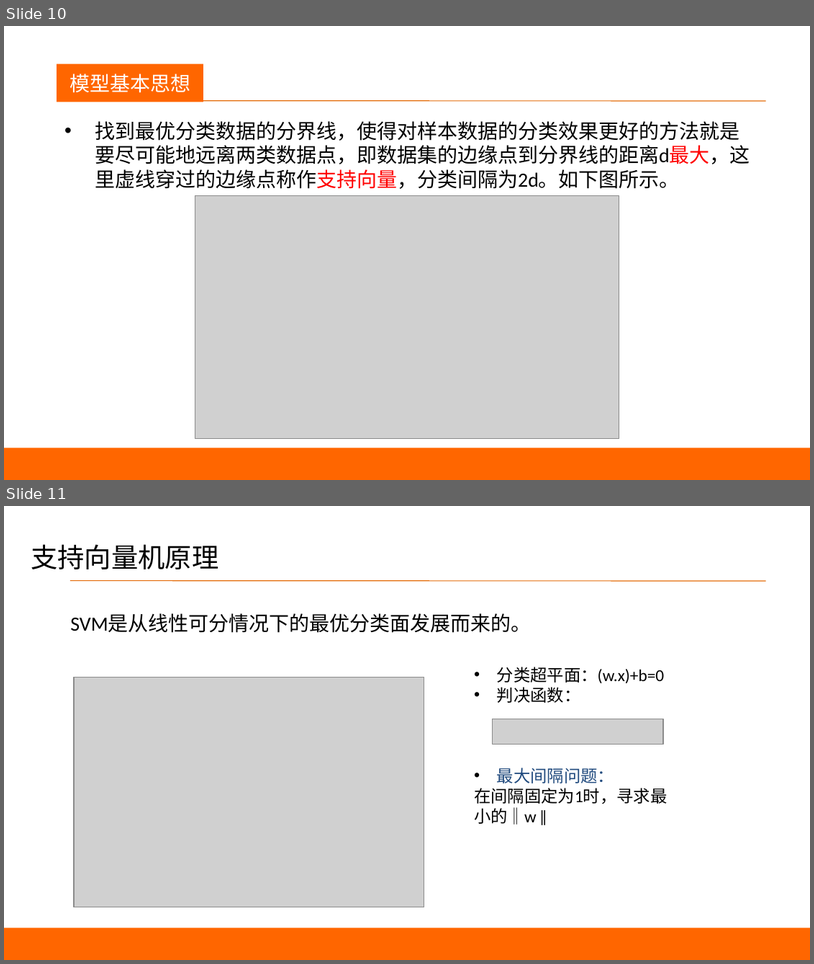
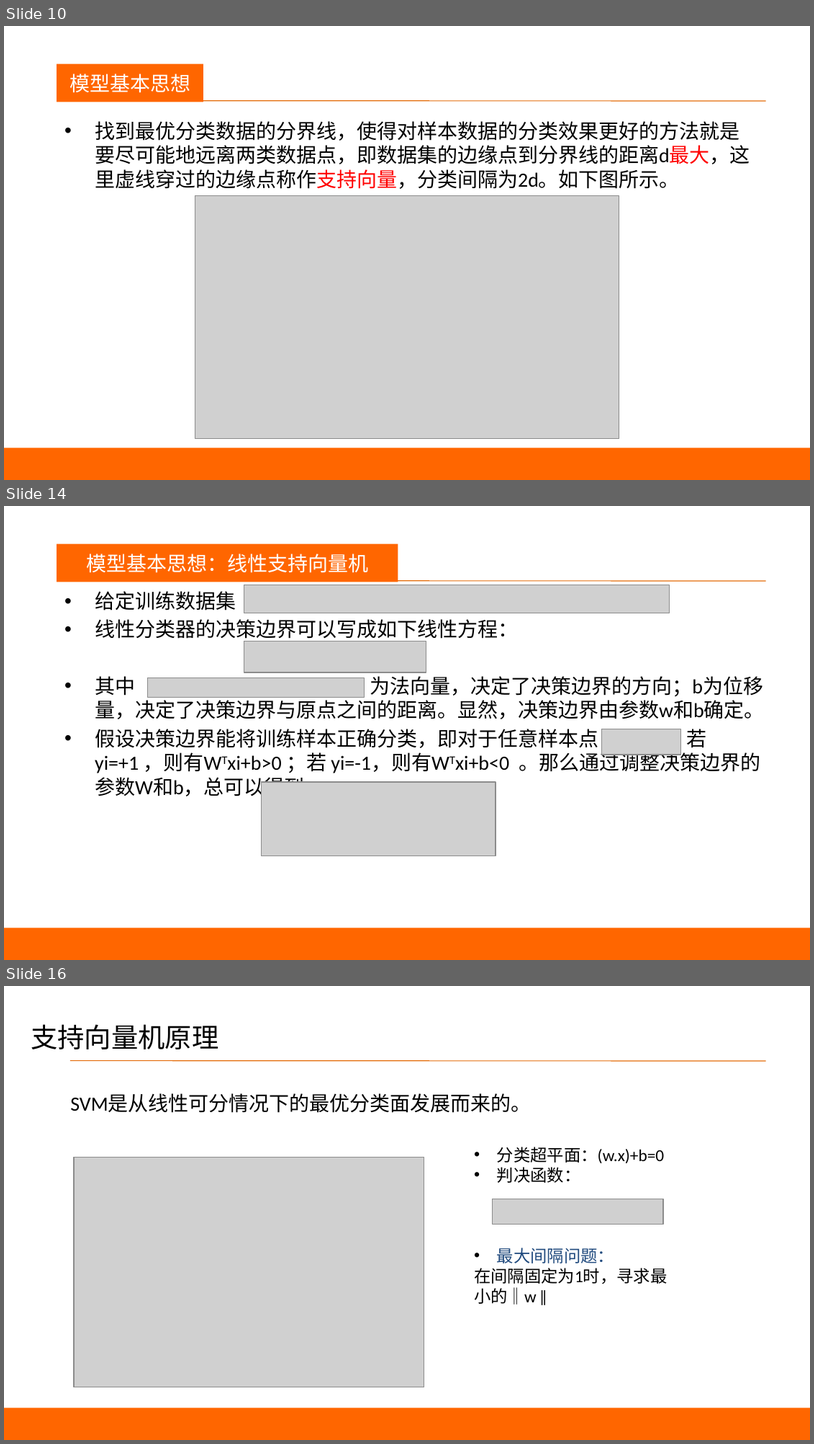
Before and after one commit to happyfaye/AIforJmuNet, a slide deck: 教学资料/机器学习/机器学习-SVM.pptx. Shown one above the other, each under a label of ours: slides 10 and 11 before the commit, slides 10, 14 and 16 after it; the slides between them are not shown. The pictures are 814x964 and 814x1444 pixels, drawn with LibreOffice and Linux fonts; fonts in the diff are those of the drawing; grey boxes stand for pictures. Boxes give left, top, right and bottom in pixels: in the first picture for what was removed or moved away, otherwise in the second. Text is boxed around its words. In the diff, an @@ line names an element or a change of style, - is before the commit and + after.

```diff
--- a/教学资料/机器学习/机器学习-SVM.pptx
+++ b/教学资料/机器学习/机器学习-SVM.pptx
@@ slide 14 added at bbox=[4, 506, 810, 960], background #FFFFFF @@
@@ rectangle added at bbox=[57, 544, 399, 582], fill #FF6600, 18 pt, text #FFFFFF @@
+模型基本思想：线性支持向量机
@@ text added at bbox=[65, 554, 119, 573], 24 pt, text #FFFFFF @@
+议程
@@ line added from (70, 581) to (766, 581), #E46C0A 0.75 pt @@
@@ text added at bbox=[95, 591, 765, 800], 18 pt, text #000000 @@
+• 给定训练数据集
+• 线性分类器的决策边界可以写成如下线性方程：
+• 其中 为法向量，决定了决策边界的方向；b为位移量，决定了决策边界与原点之间的距离。显然，决策边界由参数w和b确定。
+• 假设决策边界能将训练样本正确分类，即对于任意样本点 ：若yi=+1 ，则有WTxi+b>0 ；若 yi=-1，则有WTxi+b<0 。那么通过调整决策边界的参数W和b，总可以得到
@@ picture added at bbox=[244, 585, 669, 613] @@
@@ picture added at bbox=[244, 641, 427, 673] @@
@@ picture added at bbox=[147, 678, 365, 697] @@
@@ picture added at bbox=[602, 728, 681, 754] @@
@@ picture added at bbox=[261, 782, 496, 855] @@
@@ rectangle added at bbox=[4, 928, 810, 960], fill #FF6600 @@
@@ what was slide 11 is now slide 16 @@
```
Also in this commit, not shown: 4 slides changed, 9 other slides added, 12 slides removed, 39 other files.
